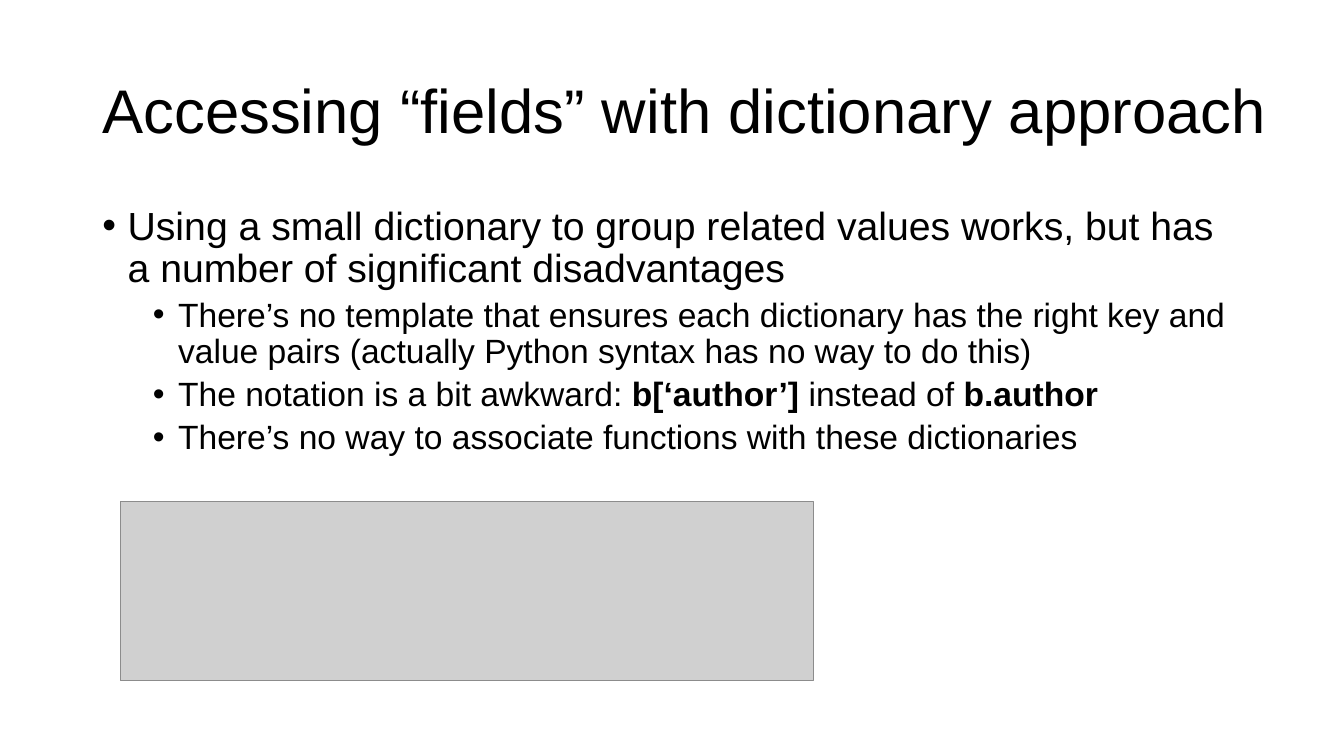
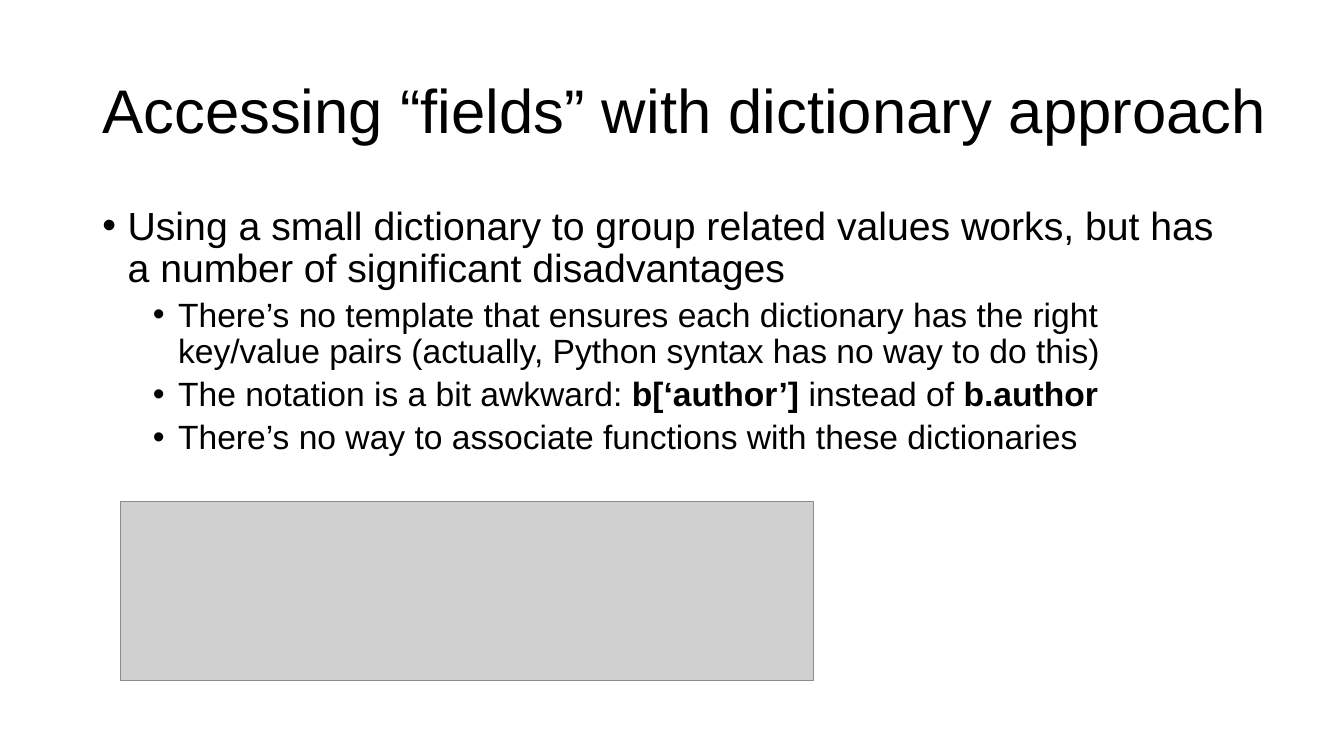
Before and after one commit to parrt/msds501, a slide deck: slide 8 of slides/OO.pptx. Drawn at 1344x756 pixels with LibreOffice and Linux fonts; fonts in the diff are those of the drawing; grey boxes stand for pictures; background and template pictures are left out. Boxes give left, top, right and bottom in pixels: in the first picture for what was removed or moved away, otherwise in the second. Text is boxed around its words. In the diff, an @@ line names an element or a change of style, - is before the commit and + after.

```diff
--- a/slides/OO.pptx
+++ b/slides/OO.pptx
@@ text at box(178, 302, 1099, 370): text changed @@
-  • There’s no template that ensures each dictionary has the right key and value pairs (actually Python syntax has no way to do this)
+  • There’s no template that ensures each dictionary has the right key/value pairs (actually, Python syntax has no way to do this)
```
Also in this commit, not shown: 11 other slides changed, 5 other files.
